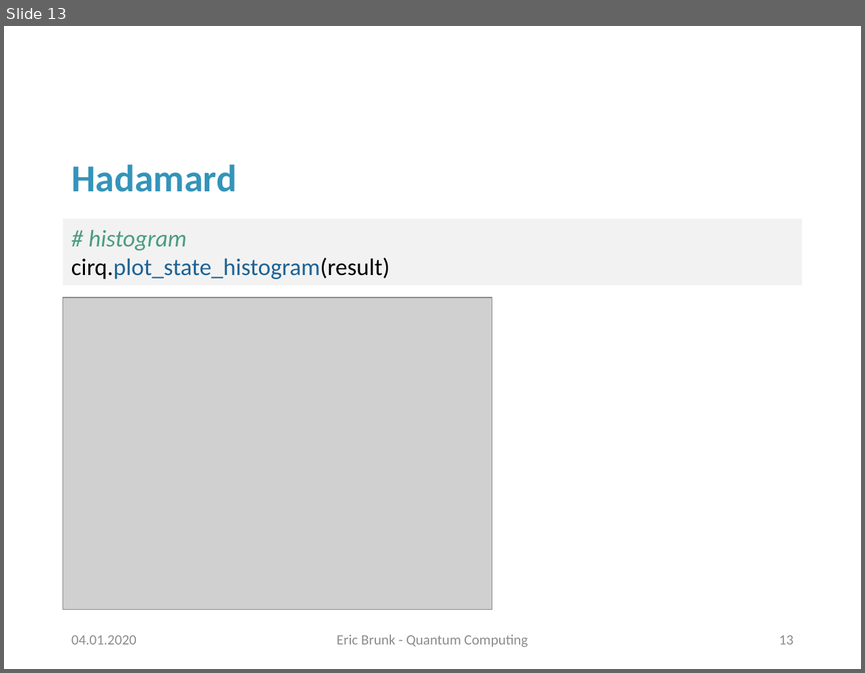
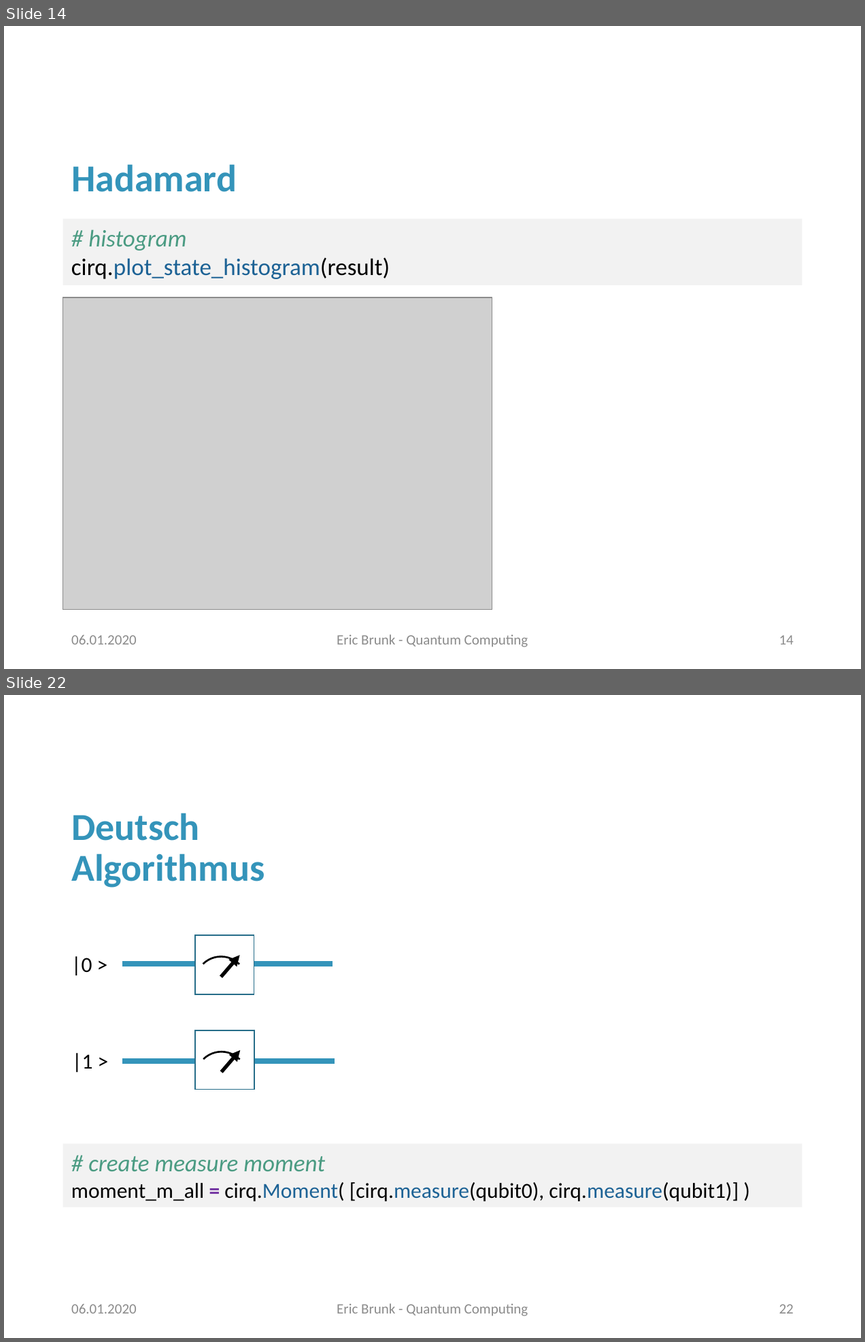
Before and after one commit to erxn91/quantum_computing, a slide deck: Präsentation.pptx. Shown one above the other, each under a label of ours: slide 13 before the commit, slides 14 and 22 after it; the slides between them are not shown. The pictures are 865x673 and 865x1342 pixels, drawn with LibreOffice and Linux fonts; fonts in the diff are those of the drawing; grey boxes stand for pictures; background and template pictures are left out. Boxes give left, top, right and bottom in pixels: in the first picture for what was removed or moved away, otherwise in the second. Text is boxed around its words. In the diff, an @@ line names an element or a change of style, - is before the commit and + after.

Commit message:
Deutsch-Jozsa

```diff
--- a/Präsentation.pptx
+++ b/Präsentation.pptx
@@ slide 22 added at [4,695,861,1338], background #FFFFFF @@
@@ title added at [71,813,265,887], 32 pt, text #3494BA, bold @@
+Deutsch Algorithmus
@@ rectangle added at [195,935,254,994], fill #FFFFFF, outline #266D8A 1 pt @@
@@ arc (boxed as its full ellipse) added at [184,946,257,1019], outline #000000 1.5 pt @@
@@ arrow added from (221, 977) to (239, 955), #000000 3 pt @@
@@ arc (boxed as its full ellipse) added at [186,1041,258,1113], outline #000000 1.5 pt @@
@@ rectangle added at [195,1030,254,1089], fill #FFFFFF, outline #266D8A 1 pt @@
@@ group added at [71,956,334,1072]: 2 lines, 2 texts @@
+|0 >
+|1 >
@@ arrow added from (222, 1072) to (241, 1050), #000000 3 pt @@
@@ rectangle added at [63,1143,802,1206], fill #F2F2F2, 18 pt, text #000000 @@
+# create measure moment
+moment_m_all = cirq.Moment( [cirq.measure(qubit0), cirq.measure(qubit1)] )
@@ text added at [71,1304,137,1313], 12 pt, text #8C8C8C @@
+06.01.2020
@@ text added at [337,1303,528,1316], 12 pt, text #8C8C8C @@
+Eric Brunk - Quantum Computing
@@ page number added at [779,1304,793,1313], 12 pt, text #8C8C8C @@
+22
@@ what was slide 13 is now slide 14 @@
@@ slide 14 changed as well @@
@@ text at [71,635,137,644]: text changed @@
-04.01.2020
+06.01.2020
@@ page number at [779,635,793,644]: text changed @@
-13
+14
```
Also in this commit, not shown: 12 other slides changed, 11 other slides added, 3 other files.
